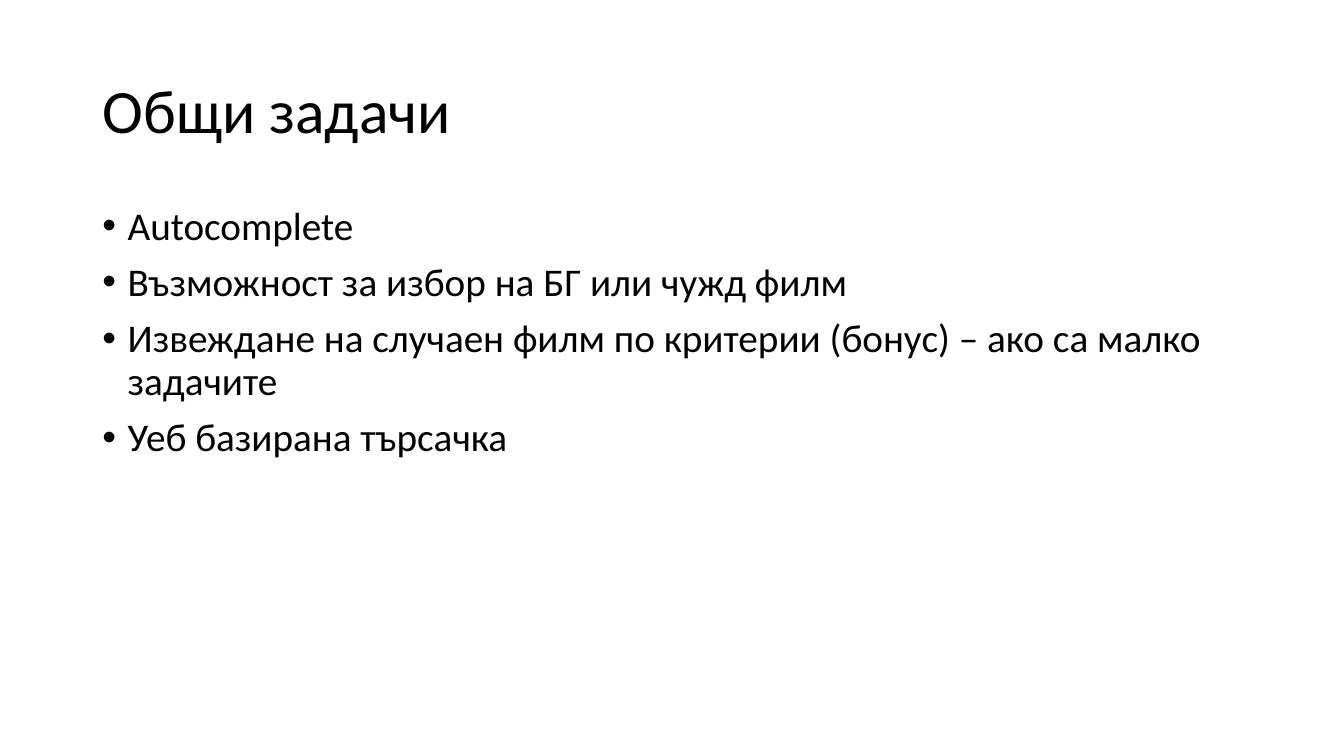
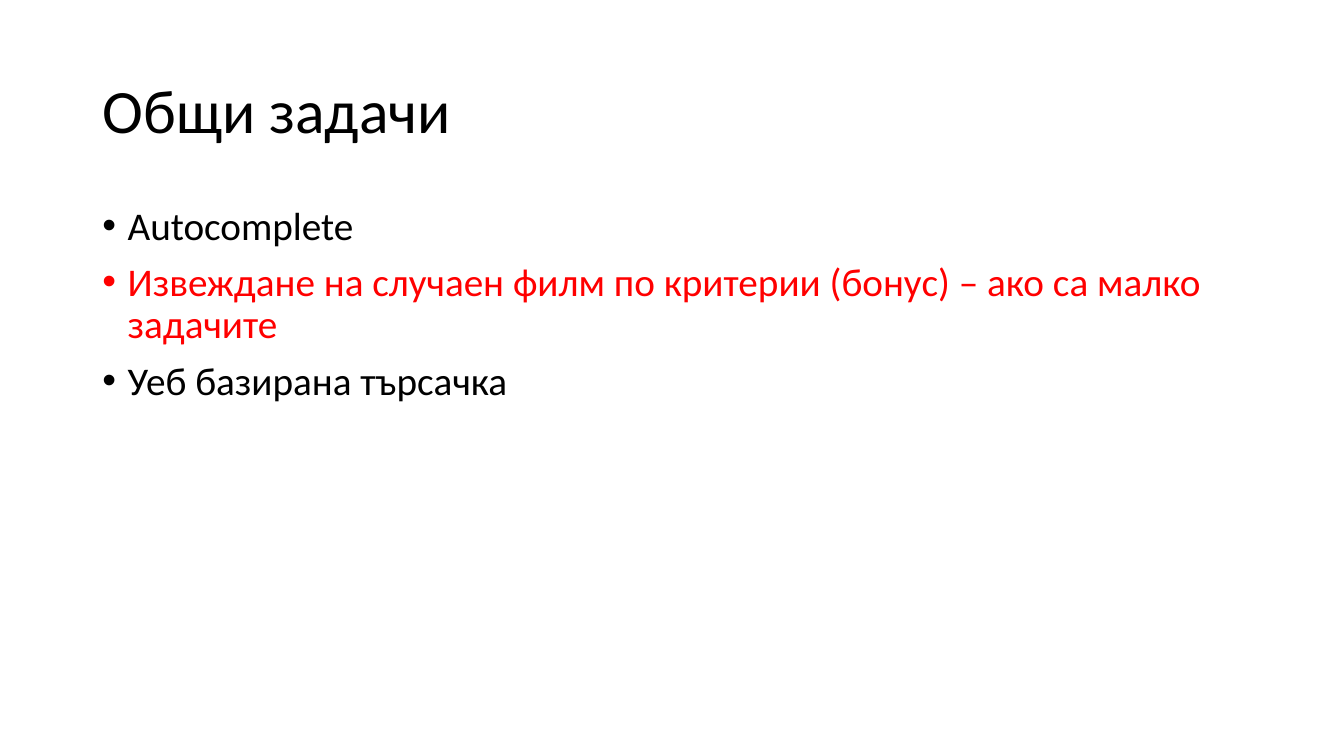
Before and after one commit to ivanovx/fmi-informational-retrieval, a slide deck: slide 6 of Проект.pptx (slide 8 before the commit). Drawn at 1344x756 pixels with LibreOffice and Linux fonts; fonts in the diff are those of the drawing. Boxes give left, top, right and bottom in pixels: in the first picture for what was removed or moved away, otherwise in the second. Text is boxed around its words. In the diff, an @@ line names an element or a change of style, - is before the commit and + after.

```diff
--- a/Проект.pptx
+++ b/Проект.pptx
@@ text at <box>128,269,847,303</box>: paragraph removed @@
-• Възможност за избор на БГ или чужд филм
@@ text at <box>128,267,1200,345</box>: text colour #000000 to #FF0000 in "Извеждане на случаен филм по критерии (бонус) ..." @@
```
Also in this commit, not shown: 4 other slides changed, 2 slides removed.
